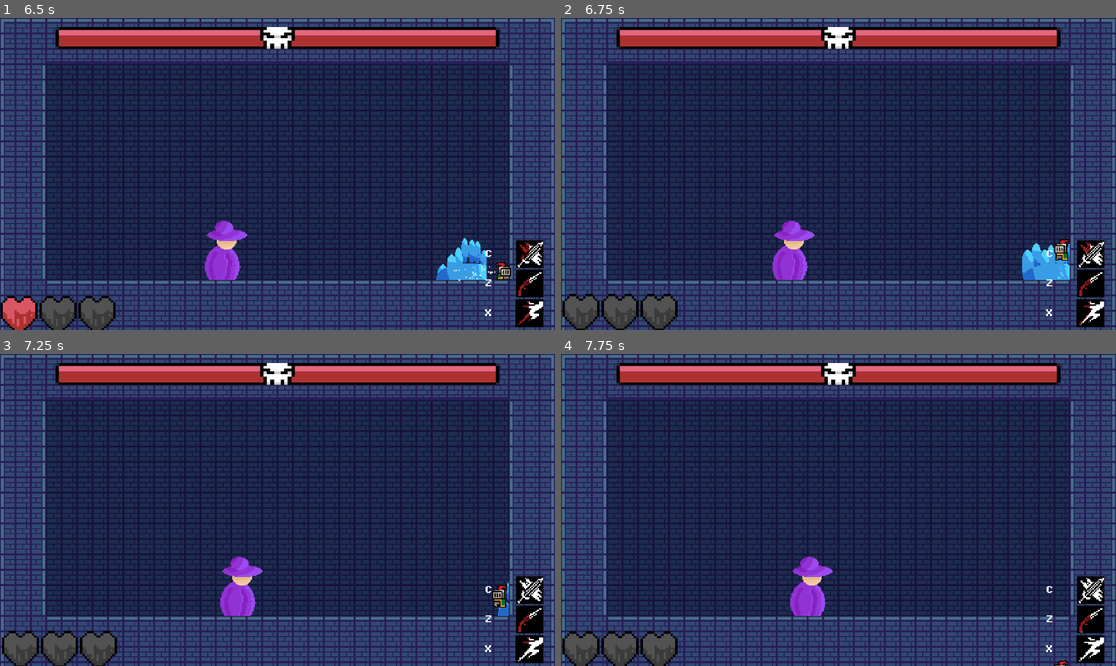
Above: before the commit, frames 1-4 (two rows, left to right).
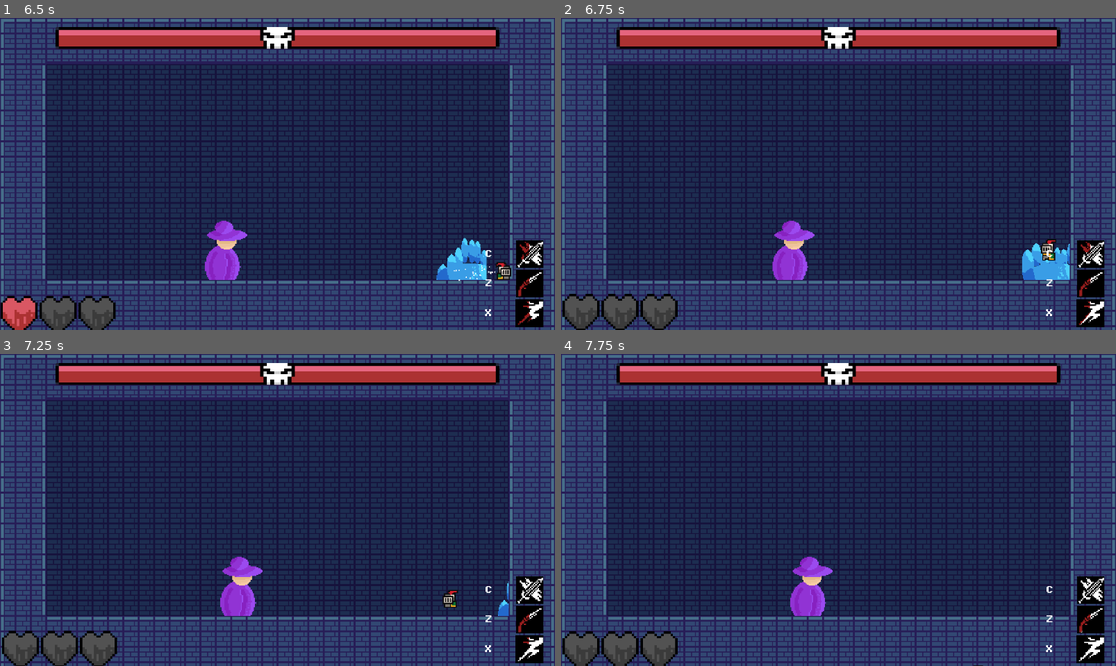
Above: after the commit, the same moments.

Repository: PjotrNik/shefjam
Game: Godot game, scene res://scenes/start_page.tscn
The game is run twice, just before and just after one commit, with the same random seed, the same clock (stepped at 60 frames per second) and the same inputs.
Inputs:
- Up to frame 1 (6.5 s): click "Start" at 0.5 s; hold Right (move_right) 1.28-2.78 s; tap X (dash) at 1.35, 2.1, 3.05, 3.8, 4.35, 5.1, 6.05 s; tap Up (jump) at 1.52, 2.27, 3.77, 4.52, 5.27 s; hold Left (move_left) 2.78-3.53 s; tap C (melee_attack) at 2.85, 5.85 s; hold Right (move_right) 3.53-5.03 s; tap Z (ranged_attack) at 3.6 s; hold Left (move_left) 5.03-5.78 s; hold Right (move_right) from 5.78 s (still down)
- Up to frame 2 (6.75 s): release Right (move_right) at 6.53 s; hold Left (move_left) from 6.53 s (still down); tap Z (ranged_attack) at 6.6 s
- Up to frame 3 (7.25 s): keep holding Left (move_left); tap Up (jump) at 6.77 s; tap X (dash) at 6.8 s
- Up to frame 4 (7.75 s): keep holding Left (move_left); tap X (dash) at 7.35 s; tap Up (jump) at 7.52 s

Frame 1 is identical in both runs. In frame 2, 0.3% of the frame differs, in the area x 86-92%, y 70-78%; in frame 3, 0.3%; in frame 4, less than 0.1%.

Commit message:
can dash while stationary

Diff:
--- a/scripts/player.gd
+++ b/scripts/player.gd
@@ -63,7 +63,7 @@
 	var current_dash_direction = direction
 
 	# Dashing and movement
-	if Input.is_action_just_pressed("dash") and can_dash and direction != 0:
+	if Input.is_action_just_pressed("dash") and can_dash:
 		dashing = true
 		can_dash = false
 		dash_particles.emitting = true
@@ -71,22 +71,21 @@
 		dash_cooldown.start()
 		dash_cooldown_timer.emit()
 	# TODO dash is stopped when no direction is pressed
-	if direction and not is_dead:
+	if not is_dead:
 		if dashing:
 			player_hit_box.set_deferred("monitoring", false)
-			velocity.x = current_dash_direction * DASH_SPEED
+			velocity.x = facing * DASH_SPEED
 			velocity.y = 0
-			if not (is_animation_playing("dash")):
-				animated_sprite_2d.play("dash")
-				print("dash play")
-		else:
+			animated_sprite_2d.play("dash")
+			print("dash play")
+		elif direction:
 			velocity.x = direction * SPEED
 			if not (is_animation_playing("dash") or is_animation_playing("hit")):
 				animated_sprite_2d.play("run")
-	else:
-		velocity.x = move_toward(velocity.x, 0, SPEED)
-		if not (is_animation_playing("hit") or is_animation_playing("death")):
-			animated_sprite_2d.play("idle")
+		else:
+			velocity.x = move_toward(velocity.x, 0, SPEED)
+			if not (is_animation_playing("hit") or is_animation_playing("death") or is_animation_playing("dash")):
+				animated_sprite_2d.play("idle")
 
 	# Flip player
 	if direction < 0 and not is_dead:
Not shown: 1 places in scenes/slash_attack.tscn that only renumber resources
